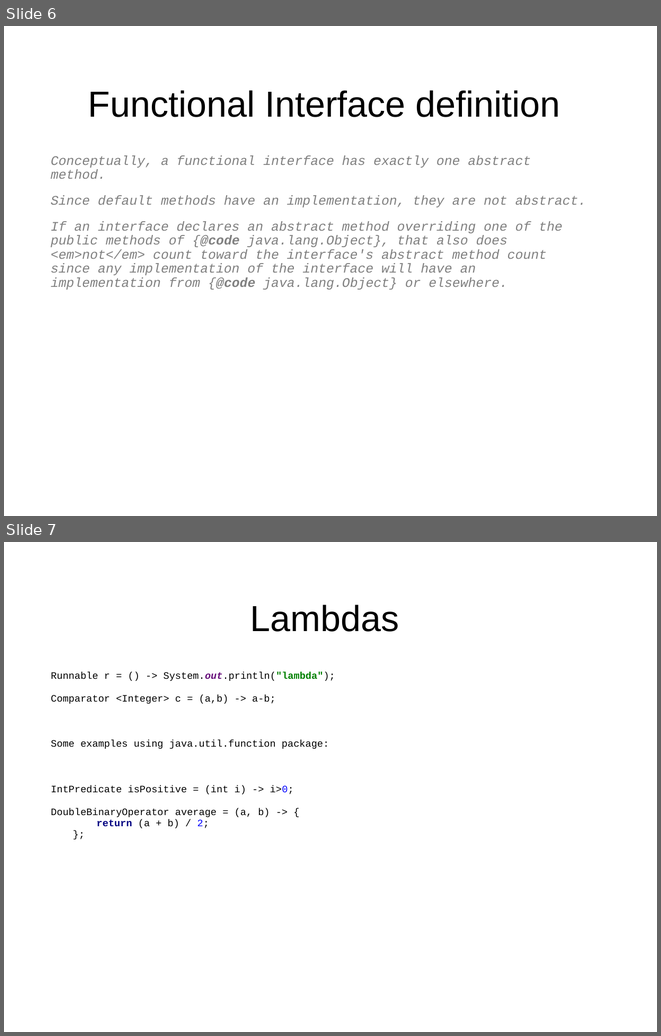
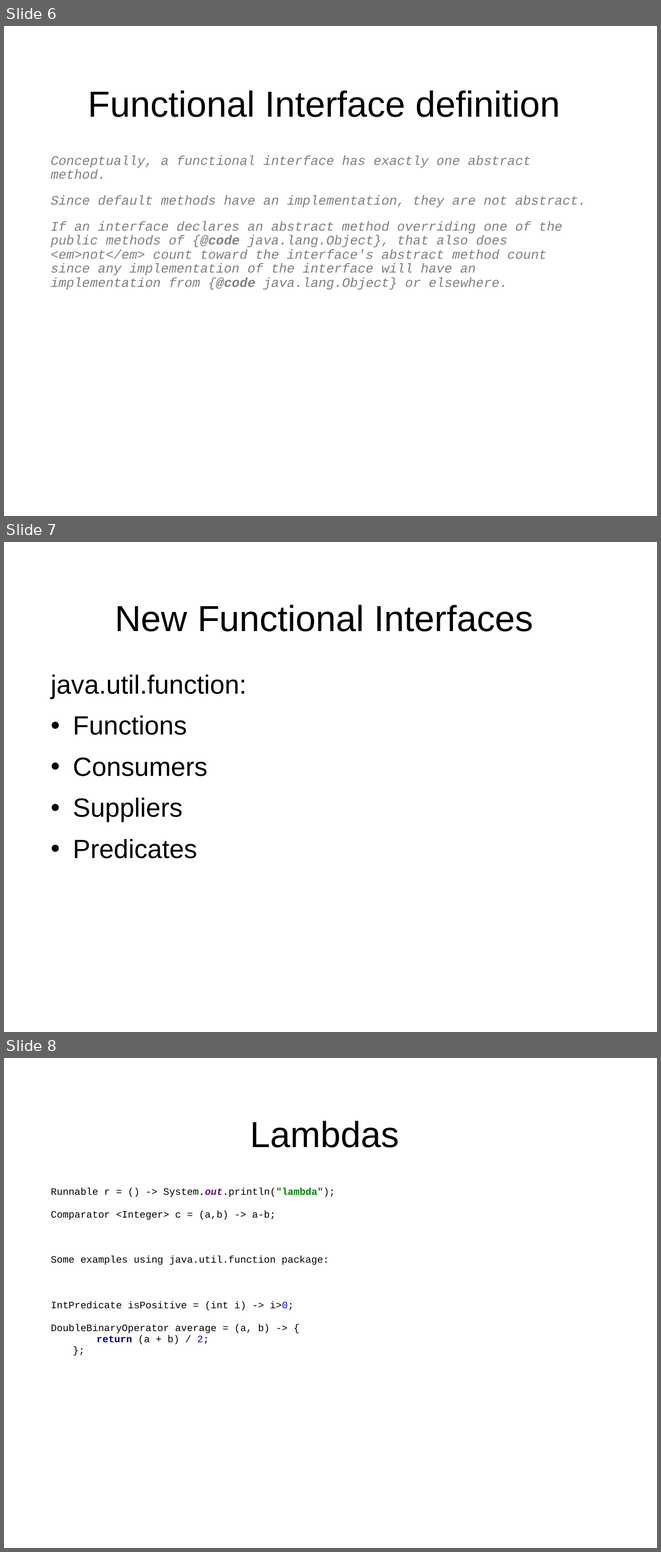
Before and after one commit to AndreySk/java8, a slide deck: Java8.ppt. Shown one above the other, each under a label of ours: slides 6 and 7 before the commit, slides 6, 7 and 8 after it. The pictures are 661x1036 and 661x1552 pixels, drawn with LibreOffice and Linux fonts; fonts in the diff are those of the drawing; background and template pictures are left out. Boxes give left, top, right and bottom in pixels: in the first picture for what was removed or moved away, otherwise in the second. Text is boxed around its words. In the diff, an @@ line names an element or a change of style, - is before the commit and + after.

```diff
--- a/Java8.ppt
+++ b/Java8.ppt
@@ slide 7 added at (4,542,657,1032), background picture (left out) @@
@@ title added at (115,605,533,632), 44 pt, text #000000 @@
+New Functional Interfaces
@@ text added at (51,674,247,858), 32 pt, text #000000 @@
+java.util.function:
+• Functions
+• Consumers
+• Suppliers
+• Predicates
@@ what was slide 7 is now slide 8 @@
```
Also in this commit, not shown: 1 slide changed.
